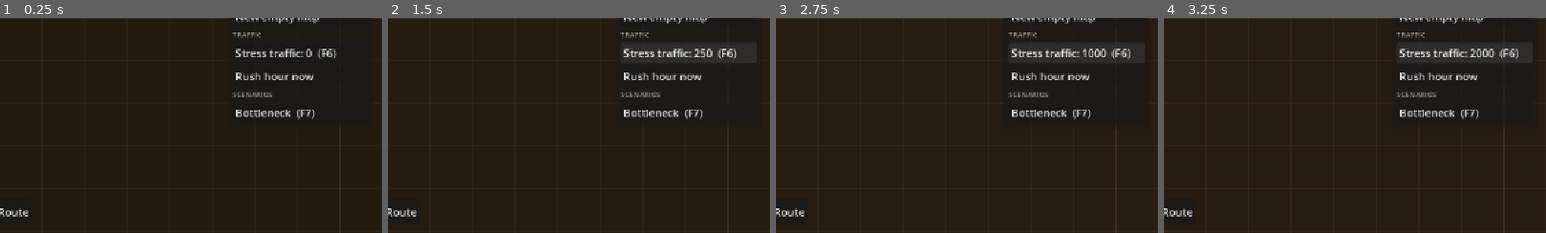
Above: before the commit, frames 1-4 (left to right).
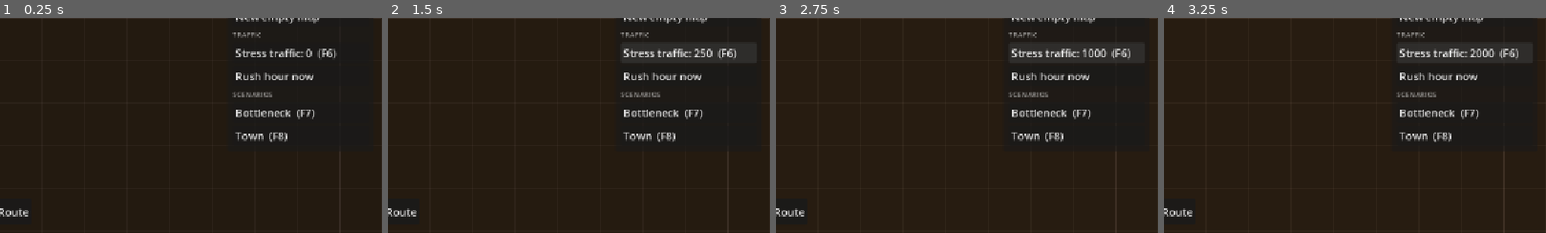
Above: after the commit, the same moments.

Repository: gimk/transit-flow
Game: Godot game, scene res://scenes/main.tscn
Same seed, same stepped clock (60 frames per second), same inputs: the game is played once before the commit and once after it.
Inputs:
- Up to frame 1 (0.25 s): no input
- Up to frame 2 (1.5 s): click "Stress traffic: 0 (F6)" at 0.5 s; click "Stress traffic: 250 (F6)" at 1.25 s
- Up to frame 3 (2.75 s): click "Stress traffic: 500 (F6)" at 2 s
- Up to frame 4 (3.25 s): click "Stress traffic: 1000 (F6)" at 2.75 s
The pictures show only the part of the screen within x 50-100%, y 50-100%; the shares and areas given below are measured in that part.

The runs differ from the first frame. In frame 1, 0.3% of the frame differs, in the area x 61-90%, y 52-60%; in frame 2, 0.4%, in the area x 61-90%, y 51-60%; in frame 3, 0.4%; in frame 4, 0.4%.

Commit message:
Add Town scenario: a complete small city living through a full day (F8)
Ring road, Main Street from a west highway, the Avenue, cross and side streets,
a north highway and a cul-de-sac; lights on the five busiest crossings; three
residential districts, downtown shops and an industrial park, developed at once
(ZoneSystem.develop_all_now). Debug menu button, F8 key, and a full-day test
checking safety every tick, the daily rhythm, freight via both highways and Flow.
Traffic safety checks shared between tests in tests/traffic_checks.gd.

Diff:
--- a/core/game.gd
+++ b/core/game.gd
@@ -82,7 +82,16 @@
 	new_simulation()
 	var info := Scenarios.build_bottleneck(simulation, Grid.world_to_cell(Grid.map_rect().get_center()))
 	Events.camera_focus_requested.emit(info.junction)
-	Events.notification_posted.emit("Scenario: Bottleneck. Relieve the stop-sign junction (F4 shows congestion)")
+	Events.notification_posted.emit("Scenario: Bottleneck. Relieve the jammed main road (F4 shows congestion)")
+
+
+## Replaces the game with the "Town" scenario (F8): a complete small city that lives
+## through a whole day, starting just before the morning rush.
+func load_town_scenario() -> void:
+	new_simulation()
+	var info := Scenarios.build_town(simulation)
+	Events.camera_focus_requested.emit(info.center)
+	Events.notification_posted.emit("Scenario: Town. Watch a full day; F4 shows congestion, L toggles lights")
 
 
 func save_game(path := QUICKSAVE_PATH) -> Error:
@@ -151,6 +160,8 @@
 		quick_load()
 	elif event.is_action_pressed("debug_load_scenario"):
 		load_bottleneck_scenario()
+	elif event.is_action_pressed("debug_load_town"):
+		load_town_scenario()
 	elif event.is_action_pressed("debug_stress_traffic"):
 		cycle_stress_traffic()
 	else:
--- a/project.godot
+++ b/project.godot
@@ -137,6 +137,10 @@
 "deadzone": 0.2,
 "events": [Object(InputEventKey,"physical_keycode":4194338)]
 }
+debug_load_town={
+"deadzone": 0.2,
+"events": [Object(InputEventKey,"physical_keycode":4194339)]
+}
 toggle_debug_menu={
 "deadzone": 0.2,
 "events": [Object(InputEventKey,"physical_keycode":4194332)]
--- a/sim/city/zone_system.gd
+++ b/sim/city/zone_system.gd
@@ -96,6 +96,19 @@
 		changed.emit()
 
 
+## Scenarios: every zoned cell with road access develops right away instead of after
+## its delay.
+func develop_all_now() -> void:
+	for cell: Vector2i in _pending.keys():
+		_pending[cell] = _time
+	var waiting := -1
+	# Each step develops a few cells; cells without access stay pending, so stop when a
+	# step no longer shrinks the queue.
+	while _pending.size() != waiting:
+		waiting = _pending.size()
+		step(_time)
+
+
 func to_dict() -> Dictionary:
 	var zone_list: Array = []
 	for cell in zones:
--- a/sim/debug/scenarios.gd
+++ b/sim/debug/scenarios.gd
@@ -40,6 +40,77 @@
 	}
 
 
+## Where the Town scenario sits: its center cell (the Main Street / Avenue crossing),
+## placed so its two highways reach the west and north map edges after a short drive.
+const TOWN_CENTER := Vector2i(20, 18)
+
+
+## "Town": a complete small city that lives through a whole day on its own, to test the
+## simulation end to end. Cells below are relative to TOWN_CENTER; the town spans
+## x -12..12, y -8..8, small enough that commutes take well under a game hour.
+## - Roads: a ring road around the town; Main Street (east-west, y 0) runs in from the
+##   west highway; the Avenue (north-south, x 0); two cross streets (y -4, y 4) and two
+##   side streets (x -6, x 6), the latter fed by the north highway; a cul-de-sac in
+##   the south-west.
+## - Traffic lights on the Avenue's and Main Street's busiest crossings; every other
+##   junction is uncontrolled.
+## - Zones, developed at once: two residential districts in the west (Oak Hill north of
+##   Main Street, Riverside south of it) and Southgate in the south-east; shops downtown
+##   along Main Street and the Avenue; an industrial park in the north-east.
+## Commuters from the west cross the Avenue to the factories, Riverside's cross Main
+## Street, trucks come in from both highways: every kind of conflict happens somewhere.
+## Returns positions (world px):
+## - "center": the downtown crossing,
+## - "lights": the light-controlled junctions,
+## - "highways": the two external connection points.
+static func build_town(sim: Simulation) -> Dictionary:
+	var road_type := RoadType.load_by_id(&"local_2lane")
+	var at := func(x: int, y: int) -> Vector2: return Vector2(TOWN_CENTER + Vector2i(x, y)) * Grid.CELL_SIZE
+	var roads: Array[Array] = [
+		[-20, 0, 12, 0],    # West highway + Main Street.
+		[6, -18, 6, 4],     # North highway, down through the industrial park.
+		[0, -8, 0, 8],      # The Avenue.
+		[-12, -8, 12, -8],  # Ring road.
+		[-12, 8, 12, 8],
+		[-12, -8, -12, 8],
+		[12, -8, 12, 8],
+		[-12, -4, 12, -4],  # North cross street.
+		[-12, 4, 12, 4],    # South cross street.
+		[-6, -8, -6, 8],    # West side street.
+		[-3, 4, -3, 7],     # Cul-de-sac.
+	]
+	for road in roads:
+		sim.roads.add_road(at.call(road[0], road[1]), at.call(road[2], road[3]), road_type)
+	var lights: Array[Vector2] = [at.call(0, -4), at.call(0, 0), at.call(0, 4), at.call(-6, 0), at.call(6, 0)]
+	for point in lights:
+		sim.roads.set_node_control(sim.roads.find_node_at(point), RoadNode.JunctionControl.TRAFFIC_LIGHT)
+	var highways: Array[Vector2] = [at.call(-20, 0), at.call(6, -18)]
+	for point in highways:
+		sim.externals.add(point)
+
+	var zone := func(x0: int, y0: int, x1: int, y1: int, type: Lot.Type) -> void:
+		var cells: Array[Vector2i] = []
+		for x in range(x0, x1 + 1):
+			for y in range(y0, y1 + 1):
+				cells.append(TOWN_CENTER + Vector2i(x, y))
+		sim.zones.paint(cells, type)
+	zone.call(-11, -8, -1, -8, Lot.Type.RESIDENTIAL)  # Oak Hill,
+	zone.call(-11, -5, -1, -4, Lot.Type.RESIDENTIAL)
+	zone.call(-11, 3, -1, 4, Lot.Type.RESIDENTIAL)    # Riverside,
+	zone.call(-11, 7, -4, 7, Lot.Type.RESIDENTIAL)
+	zone.call(-4, 5, -3, 6, Lot.Type.RESIDENTIAL)     # and its cul-de-sac.
+	zone.call(7, 3, 11, 4, Lot.Type.RESIDENTIAL)      # Southgate.
+	zone.call(1, 7, 11, 7, Lot.Type.RESIDENTIAL)
+	zone.call(-5, -1, 11, 0, Lot.Type.COMMERCIAL)     # Downtown, along Main Street,
+	zone.call(-1, 1, 0, 2, Lot.Type.COMMERCIAL)       # and down the Avenue.
+	zone.call(1, -5, 11, -4, Lot.Type.INDUSTRIAL)     # Industrial park.
+	zone.call(1, -8, 11, -8, Lot.Type.INDUSTRIAL)
+	zone.call(5, -3, 6, -2, Lot.Type.INDUSTRIAL)
+	sim.zones.develop_all_now()
+
+	return { "center": at.call(0, 0), "lights": lights, "highways": highways }
+
+
 ## The starting map of a new game: a highway entering from the middle of the west edge,
 ## a few cells long, registered as the city's connection to the outside world.
 static func add_highway(sim: Simulation) -> void:
--- a/tests/integration/test_build_tools.gd
+++ b/tests/integration/test_build_tools.gd
@@ -227,6 +227,8 @@
 
 	_debug_button("Bottleneck").pressed.emit()
 	assert_eq(Game.simulation.citizens.citizens.size(), 56)
+	_debug_button("Town").pressed.emit()
+	assert_eq(Game.simulation.externals.get_active_points().size(), 2, "the Town scenario, with its two highways")
 	_debug_button("New empty map").pressed.emit()
 	assert_eq(Game.simulation.roads.segments.size(), 1, "only the highway stub of a new map")
 	assert_eq(Game.simulation.externals.points.size(), 1)
--- /dev/null
+++ b/tests/traffic_checks.gd
@@ -0,0 +1,31 @@
+extends RefCounted
+## Traffic safety checks shared by the stress and scenario tests (preload this script).
+
+
+## Smallest bumper-to-bumper gap between consecutive vehicles on any lane.
+static func min_queue_gap(sim: Simulation) -> float:
+	var smallest := INF
+	for lane_id in sim.roads.lanes:
+		var queue := sim.vehicles.get_lane_queue(lane_id)
+		for i in range(1, queue.size()):
+			smallest = minf(smallest, queue[i - 1].distance - queue[i].distance - (queue[i - 1].length + queue[i].length) * 0.5)
+	return smallest
+
+
+## Pairs of vehicles that are both inside the stretch two conflicting connectors share.
+static func connector_conflict_violations(sim: Simulation) -> int:
+	var on_connectors: Array[Vehicle] = []
+	for vehicle: Vehicle in sim.vehicles.vehicles.values():
+		if vehicle.lane.is_connector():
+			on_connectors.append(vehicle)
+	var violations := 0
+	for a in on_connectors:
+		for b in on_connectors:
+			if a.id < b.id and a.lane.conflict_zones.has(b.lane.id):
+				if _in_zone(a, a.lane.conflict_zones[b.lane.id]) and _in_zone(b, b.lane.conflict_zones[a.lane.id]):
+					violations += 1
+	return violations
+
+
+static func _in_zone(vehicle: Vehicle, zone: Vector2) -> bool:
+	return vehicle.distance + vehicle.length * 0.5 >= zone.x and vehicle.distance - vehicle.length * 0.5 <= zone.y
--- /dev/null
+++ b/tests/unit/test_town.gd
@@ -0,0 +1,101 @@
+extends GutTest
+## The Town scenario end to end: a whole day of a complete small city, checking that the
+## daily rhythm completes, traffic stays safe and nothing deadlocks.
+
+const Checks := preload("res://tests/traffic_checks.gd")
+const DAY_TICKS := Simulation.TICK_RATE * SimClock.MINUTES_PER_DAY / int(SimClock.GAME_MINUTES_PER_SIM_SECOND)
+
+var sim: Simulation
+var info: Dictionary
+
+
+func before_each() -> void:
+	sim = Simulation.new()
+	info = Scenarios.build_town(sim)
+
+
+func after_each() -> void:
+	sim.dispose()
+
+
+func _count_lots(type: Lot.Type) -> int:
+	return sim.lots.get_lots_of_type(type).size()
+
+
+func _count_citizens(state: Citizen.State) -> int:
+	return sim.citizens.citizens.values().filter(func(c: Citizen) -> bool: return c.state == state).size()
+
+
+func test_town_is_built_and_developed() -> void:
+	assert_eq(_count_lots(Lot.Type.RESIDENTIAL), 88)
+	assert_eq(_count_lots(Lot.Type.COMMERCIAL), 38)
+	assert_eq(_count_lots(Lot.Type.INDUSTRIAL), 37)
+	for cell in sim.zones.zones:
+		assert_true(sim.zones.is_developed(cell), "zoned cell %s developed at once" % cell)
+	assert_eq(sim.externals.get_active_points().size(), 2, "both highways connected")
+	for point: Vector2 in info.lights:
+		assert_eq(sim.roads.nodes[sim.roads.find_node_at(point)].control, RoadNode.JunctionControl.TRAFFIC_LIGHT)
+	sim.step()
+	assert_eq(sim.citizens.citizens.size(), 176)
+	assert_lte(sim.citizens.citizens.size(), sim.citizens.get_job_count(), "a job for everyone")
+
+
+func test_town_survives_a_save() -> void:
+	var loaded := Simulation.from_dict(JSON.parse_string(JSON.stringify(sim.to_dict())))
+	assert_eq(loaded.lots.lots.size(), sim.lots.lots.size())
+	assert_eq(loaded.zones.zones.size(), sim.zones.zones.size())
+	assert_eq(loaded.externals.get_active_points().size(), 2)
+	var lights := loaded.roads.nodes.values().filter(
+		func(n: RoadNode) -> bool: return n.control == RoadNode.JunctionControl.TRAFFIC_LIGHT)
+	assert_eq(lights.size(), info.lights.size())
+	loaded.dispose()
+
+
+## One full day from 06:00: the morning rush jams but everyone gets to work, trucks use
+## both highways, everyone is home by night, and the safety rules hold on every tick.
+func test_town_lives_through_a_whole_day() -> void:
+	var stats := { "commutes": {}, "trucks": 0, "failed": 0, "exports": {} }
+	sim.vehicles.vehicle_arrived.connect(_on_arrived.bind(stats))
+	sim.vehicles.vehicle_failed.connect(func(_v: Vehicle) -> void: stats.failed += 1)
+	var everyone_at_work := -1.0
+	var violations := 0
+	var worst_gap := INF
+	var peak := 0
+	var most_stuck := 0
+	for tick in DAY_TICKS:
+		sim.step()
+		violations += Checks.connector_conflict_violations(sim)
+		worst_gap = minf(worst_gap, Checks.min_queue_gap(sim))
+		peak = maxi(peak, sim.vehicles.vehicles.size())
+		if everyone_at_work < 0.0 and _count_citizens(Citizen.State.AT_WORK) == sim.citizens.citizens.size():
+			everyone_at_work = sim.clock.get_time_of_day_hours()
+		if tick % Simulation.TICK_RATE == 0:
+			most_stuck = maxi(most_stuck, sim.vehicles.get_stuck_count(30.0))
+
+	var commutes: Array = stats.commutes.values()
+	commutes.sort()
+	var median_ratio: float = commutes[commutes.size() / 2]
+	var flow := sim.flow.get_flow_percent(sim.get_sim_time())
+	gut.p("town: peak %d vehicles, everyone at work at %.1f h, median commute %.1fx ideal, %d trucks, %d failed, flow %.0f%%" % [
+		peak, everyone_at_work, median_ratio, stats.trucks, stats.failed, flow])
+	assert_eq(violations, 0, "never two vehicles where conflicting paths meet")
+	assert_gte(worst_gap, VehicleSystem.MIN_GAP - 0.01, "no overlaps in any queue")
+	assert_eq(most_stuck, 0, "nobody ever stopped for 30 s (no deadlock)")
+	assert_eq(commutes.size(), sim.citizens.citizens.size(), "every commuter reached work")
+	assert_between(everyone_at_work, 9.0, 16.0, "the morning rush is over before the evening one")
+	assert_gt(median_ratio, 1.2, "the morning rush is congested (that's the point of the scenario)")
+	assert_eq(_count_citizens(Citizen.State.AT_HOME), sim.citizens.citizens.size(), "everyone home by 06:00")
+	assert_gt(stats.trucks, 150, "freight runs all day")
+	assert_eq(stats.exports.size(), 2, "exports leave by both highways")
+	assert_lt(stats.failed, 10, "almost every trip succeeds")
+	assert_gt(flow, 60.0)
+
+
+func _on_arrived(vehicle: Vehicle, stats: Dictionary) -> void:
+	if vehicle.kind == Vehicle.Kind.TRUCK:
+		stats.trucks += 1
+		if vehicle.destination_lot_id == -1:
+			stats.exports[vehicle.lane.to_node_id] = true
+	elif vehicle.destination_lot_id == sim.citizens.citizens[vehicle.owner_id].work_lot_id and not stats.commutes.has(vehicle.owner_id):
+		# The morning commute (shop workers may later shop where they work, too).
+		stats.commutes[vehicle.owner_id] = (vehicle.trip_end_time - vehicle.trip_start_time) / vehicle.ideal_trip_time
--- a/tests/unit/test_traffic.gd
+++ b/tests/unit/test_traffic.gd
@@ -3,6 +3,7 @@
 
 const G := 64.0
 const DT := Simulation.TICK_DT
+const Checks := preload("res://tests/traffic_checks.gd")
 
 var sim: Simulation
 
@@ -37,33 +38,12 @@
 		_road(Vector2(1 + i * spacing, 1), Vector2(1 + i * spacing, 1 + extent))
 
 
-## Bumper-to-bumper gaps between consecutive vehicles on every lane.
 func _min_queue_gap() -> float:
-	var smallest := INF
-	for lane_id in sim.roads.lanes:
-		var queue := sim.vehicles.get_lane_queue(lane_id)
-		for i in range(1, queue.size()):
-			smallest = minf(smallest, queue[i - 1].distance - queue[i].distance - (queue[i - 1].length + queue[i].length) * 0.5)
-	return smallest
+	return Checks.min_queue_gap(sim)
 
 
-## Pairs of vehicles that are both inside the stretch two conflicting connectors share.
 func _connector_conflict_violations() -> int:
-	var on_connectors: Array[Vehicle] = []
-	for vehicle: Vehicle in sim.vehicles.vehicles.values():
-		if vehicle.lane.is_connector():
-			on_connectors.append(vehicle)
-	var violations := 0
-	for a in on_connectors:
-		for b in on_connectors:
-			if a.id < b.id and a.lane.conflict_zones.has(b.lane.id):
-				if _in_zone(a, a.lane.conflict_zones[b.lane.id]) and _in_zone(b, b.lane.conflict_zones[a.lane.id]):
-					violations += 1
-	return violations
-
-
-func _in_zone(vehicle: Vehicle, zone: Vector2) -> bool:
-	return vehicle.distance + vehicle.length * 0.5 >= zone.x and vehicle.distance - vehicle.length * 0.5 <= zone.y
+	return Checks.connector_conflict_violations(sim)
 
 
 func test_follower_queues_behind_a_stopping_leader() -> void:
--- a/ui/debug_menu.gd
+++ b/ui/debug_menu.gd
@@ -41,6 +41,7 @@
 	_add_button("Rush hour now", "", Game.rush_hour_now)
 	_add_section("Scenarios")
 	_add_button("Bottleneck", "F7", Game.load_bottleneck_scenario)
+	_add_button("Town", "F8", Game.load_town_scenario)
 
 	Events.debug_overlay_changed.connect(_on_overlay_changed)
 	# Lighting starts on.
Not shown, added: tests/traffic_checks.gd.uid
Not shown, added: tests/unit/test_town.gd.uid
Not shown, changed: CLAUDE.md
Not shown, changed: docs/IMPLEMENTATION_PLAN.md
